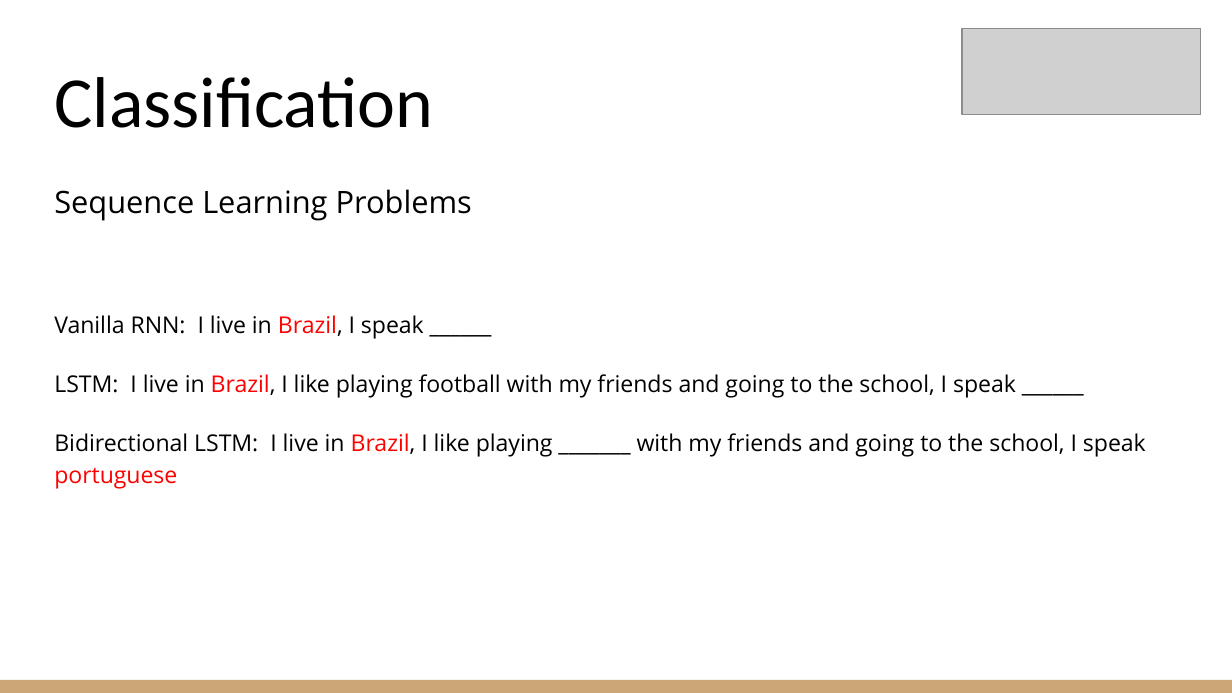
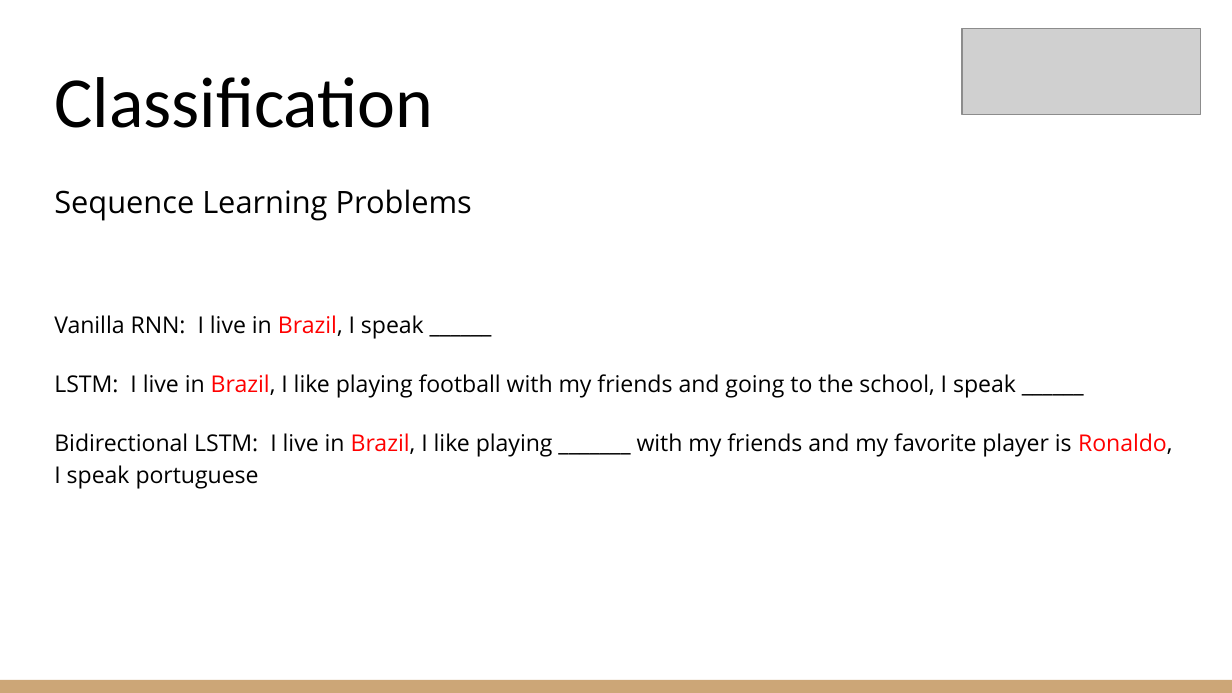
Before and after one commit to DarKenW/HoneyBadgerCoding, a slide deck: slide 15 of Project/Jigsaw Comments Classification.pptx. Drawn at 1232x693 pixels with LibreOffice and Linux fonts; fonts in the diff are those of the drawing; grey boxes stand for pictures. Boxes give left, top, right and bottom in pixels: in the first picture for what was removed or moved away, otherwise in the second. Text is boxed around its words. In the diff, an @@ line names an element or a change of style, - is before the commit and + after.

```diff
--- a/Project/Jigsaw Comments Classification.pptx
+++ b/Project/Jigsaw Comments Classification.pptx
@@ text at [54, 433, 1172, 489]: text changed @@
-Bidirectional LSTM: I live in Brazil, I like playing _______ with my friends and going to the school, I speak portuguese
+Bidirectional LSTM: I live in Brazil, I like playing _______ with my friends and my favorite player is Ronaldo, I speak portuguese
```
Also in this commit, not shown: 5 other slides changed, 1 other file.
